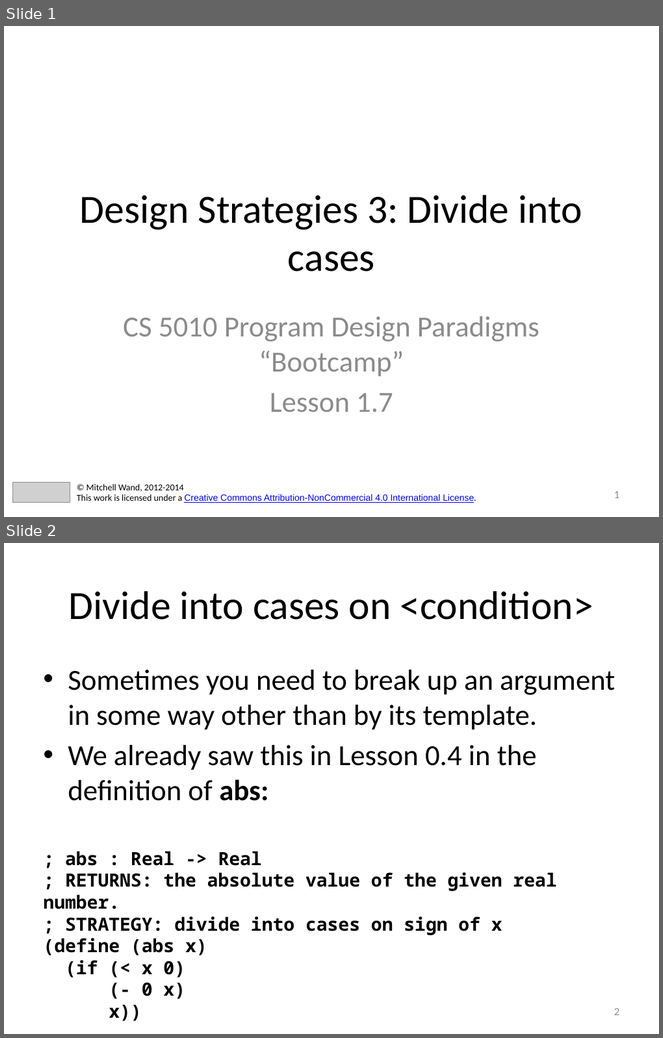
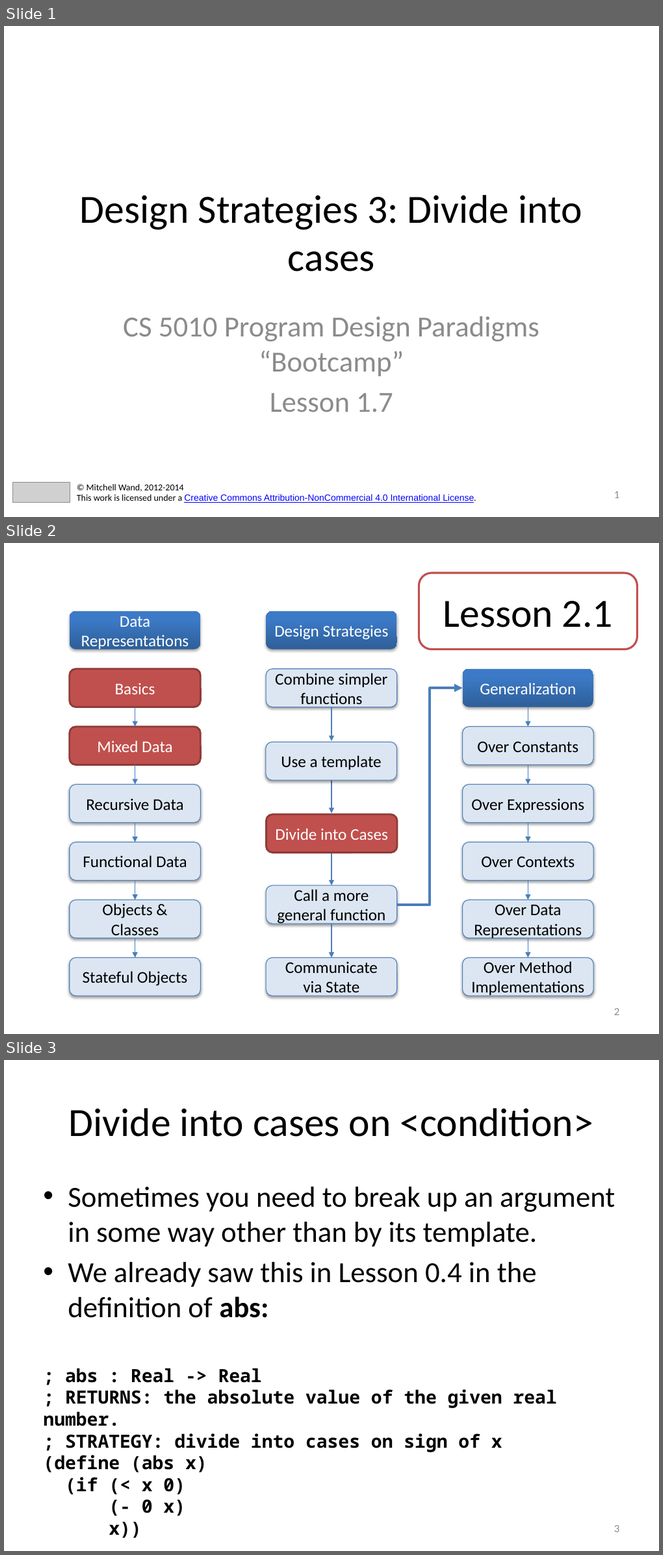
Before and after one commit to mwand/cs5010f16, a slide deck: Slides/Lesson 2.2 Dividing into cases.pptx. Shown one above the other, each under a label of ours: slides 1 and 2 before the commit, slides 1, 2 and 3 after it. The pictures are 663x1038 and 663x1555 pixels, drawn with LibreOffice and Linux fonts; fonts in the diff are those of the drawing; grey boxes stand for pictures. Boxes give left, top, right and bottom in pixels: in the first picture for what was removed or moved away, otherwise in the second. Text is boxed around its words. In the diff, an @@ line names an element or a change of style, - is before the commit and + after.

```diff
--- a/Slides/Lesson 2.2 Dividing into cases.pptx
+++ b/Slides/Lesson 2.2 Dividing into cases.pptx
@@ slide 2 added at bbox=[4, 543, 659, 1034], background #FFFFFF @@
@@ rounded rectangle added at bbox=[419, 573, 637, 650], outline #C0504D 2.25 pt, 44 pt, text #000000 @@
+Lesson 2.1
@@ rounded rectangle added at bbox=[463, 669, 594, 707], fill gradient #2F5F99 to #3D7CC7 to #3A7CCB, 18 pt, text #FFFFFF @@
+Generalization
@@ elbow arrow added from (397, 904) to (463, 688), #4B7EBC 3 pt @@
@@ arrow added from (528, 707) to (528, 726), #4B7EBC 0.75 pt @@
@@ rounded rectangle added at bbox=[463, 726, 594, 765], fill #DCE6F2, outline #4B7EBC 0.75 pt, 18 pt, text #000000 @@
+Over Constants
@@ rounded rectangle added at bbox=[266, 742, 397, 780], fill #DCE6F2, outline #4B7EBC 0.75 pt, 18 pt, text #000000 @@
+Use a template
@@ group added at bbox=[70, 611, 200, 996]: 7 rounded rectangles, 2 arrows @@
+Mixed Data
+Data Representations
+Basics
+Recursive Data
+Functional Data
+Objects & Classes
+Stateful Objects
@@ arrow added from (528, 765) to (528, 785), #4B7EBC 0.75 pt @@
@@ rounded rectangle added at bbox=[463, 785, 594, 823], fill #DCE6F2, outline #4B7EBC 0.75 pt, 18 pt, text #000000 @@
+Over Expressions
@@ rounded rectangle added at bbox=[266, 815, 397, 853], fill #C0504D, outline #8E3B39 2 pt, 18 pt, text #FFFFFF @@
+Divide into Cases
@@ arrow added from (135, 823) to (135, 843), #4B7EBC 0.75 pt @@
@@ arrow added from (528, 823) to (528, 843), #4B7EBC 0.75 pt @@
@@ rounded rectangle added at bbox=[463, 843, 594, 880], fill #DCE6F2, outline #4B7EBC 0.75 pt, 18 pt, text #000000 @@
+Over Contexts
@@ arrow added from (135, 880) to (135, 900), #4B7EBC 0.75 pt @@
@@ arrow added from (528, 880) to (528, 900), #4B7EBC 0.75 pt @@
@@ rounded rectangle added at bbox=[463, 900, 594, 938], fill #DCE6F2, outline #4B7EBC 0.75 pt, 18 pt, text #000000 @@
+Over Data Representations
@@ group added at bbox=[266, 611, 397, 996]: 4 rounded rectangles, 4 arrows @@
+Design Strategies
+Combine simpler functions
+Call a more general function
+Communicate via State
@@ arrow added from (135, 938) to (135, 958), #4B7EBC 0.75 pt @@
@@ arrow added from (528, 938) to (528, 958), #4B7EBC 0.75 pt @@
@@ rounded rectangle added at bbox=[463, 958, 594, 996], fill #DCE6F2, outline #4B7EBC 0.75 pt, 18 pt, text #000000 @@
+Over Method Implementations
@@ page number added at bbox=[614, 1008, 620, 1016], 12 pt, text #8C8C8C @@
+2
@@ what was slide 2 is now slide 3 @@
@@ page number at bbox=[614, 1525, 620, 1533]: text changed @@
-2
+3
```
Also in this commit, not shown: 1 slide changed, 25 other files.
